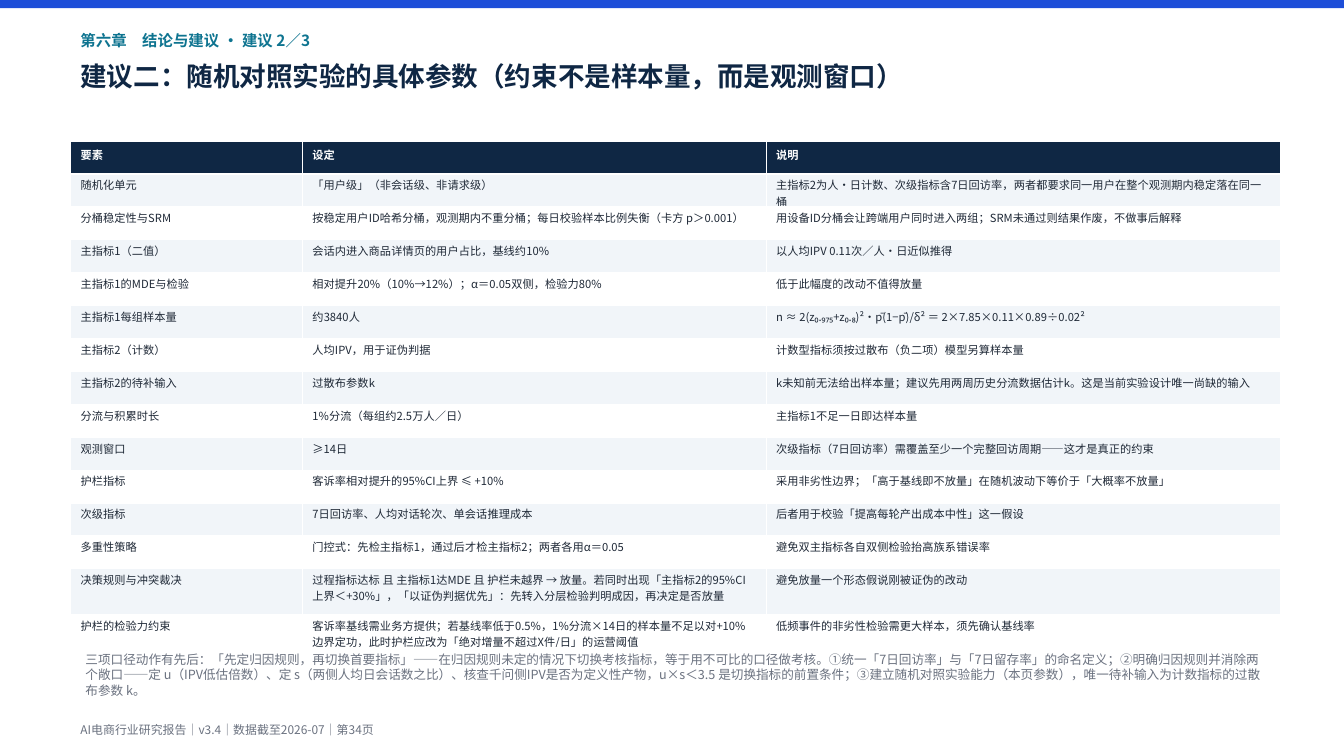
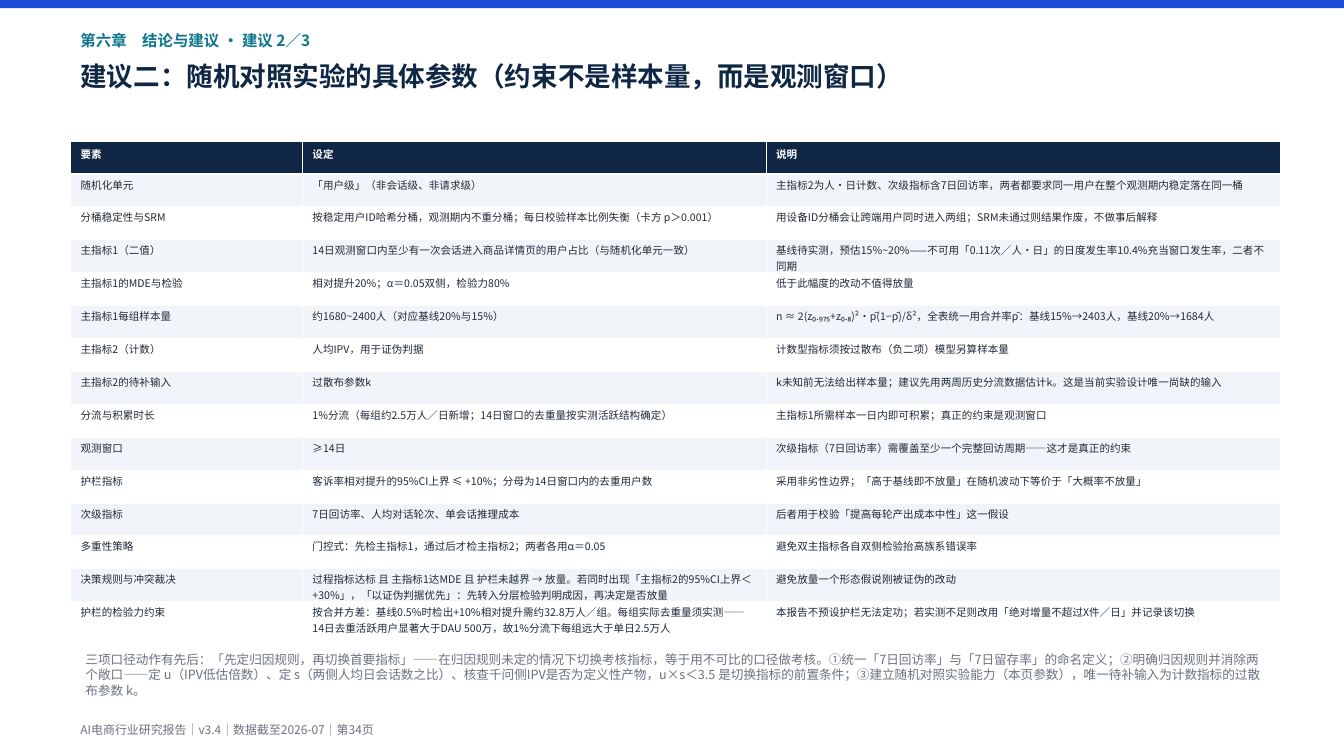
Before and after one commit to breeze2623-create/Aicommerce, a slide deck: slide 34 of report/AI电商行业研究报告.pptx. Drawn at 1344x756 pixels with LibreOffice and Linux fonts; fonts in the diff are those of the drawing. Boxes give left, top, right and bottom in pixels: in the first picture for what was removed or moved away, otherwise in the second. Text is boxed around its words. In the diff, an @@ line names an element or a change of style, - is before the commit and + after.

```diff
--- a/report/AI电商行业研究报告.pptx
+++ b/report/AI电商行业研究报告.pptx
@@ table at (71,141,1280,637) @@
-row 4, column 2: 会话内进入商品详情页的用户占比，基线约10%
+row 4, column 2: 14日观测窗口内至少有一次会话进入商品详情页的用户占比（与随机化单元一致）
-row 4, column 3: 以人均IPV 0.11次／人·日近似推得
+row 4, column 3: 基线待实测，预估15%~20%——不可用「0.11次／人·日」的日度发生率10.4%充当窗口发生率，二者不同期
-row 5, column 2: 相对提升20%（10%→12%）；α＝0.05双侧，检验力80%
+row 5, column 2: 相对提升20%；α＝0.05双侧，检验力80%
-row 6, column 2: 约3840人
+row 6, column 2: 约1680~2400人（对应基线20%与15%）
-row 6, column 3: n ≈ 2(z₀.₉₇₅+z₀.₈)²·p̄(1−p̄)/δ² ＝ 2×7.85×0.11×0.89÷0.02²
+row 6, column 3: n ≈ 2(z₀.₉₇₅+z₀.₈)²·p̄(1−p̄)/δ²，全表统一用合并率p̄：基线15%→2403人，基线20%→1684人
-row 9, column 2: 1%分流（每组约2.5万人／日）
+row 9, column 2: 1%分流（每组约2.5万人／日新增；14日窗口的去重量按实测活跃结构确定）
-row 9, column 3: 主指标1不足一日即达样本量
+row 9, column 3: 主指标1所需样本一日内即可积累；真正的约束是观测窗口
-row 11, column 2: 客诉率相对提升的95%CI上界 ≤ +10%
+row 11, column 2: 客诉率相对提升的95%CI上界 ≤ +10%；分母为14日窗口内的去重用户数
-row 15, column 2: 客诉率基线需业务方提供；若基线率低于0.5%，1%分流×14日的样本量不足以对+10%边界定功，此时护栏应改为「绝对增量不超过X件/日」的运营阈值
+row 15, column 2: 按合并方差：基线0.5%时检出+10%相对提升需约32.8万人／组。每组实际去重量须实测——14日去重活跃用户显著大于DAU 500万，故1%分流下每组远大于单日2.5万人
-row 15, column 3: 低频事件的非劣性检验需更大样本，须先确认基线率
+row 15, column 3: 本报告不预设护栏无法定功；若实测不足则改用「绝对增量不超过X件／日」并记录该切换
@@ size 8 to 7.5 pt in "要素", "设定", "说明", "随机化单元" and 31 more places @@
```
Also in this commit, not shown: 9 other slides changed, 6 other files.
